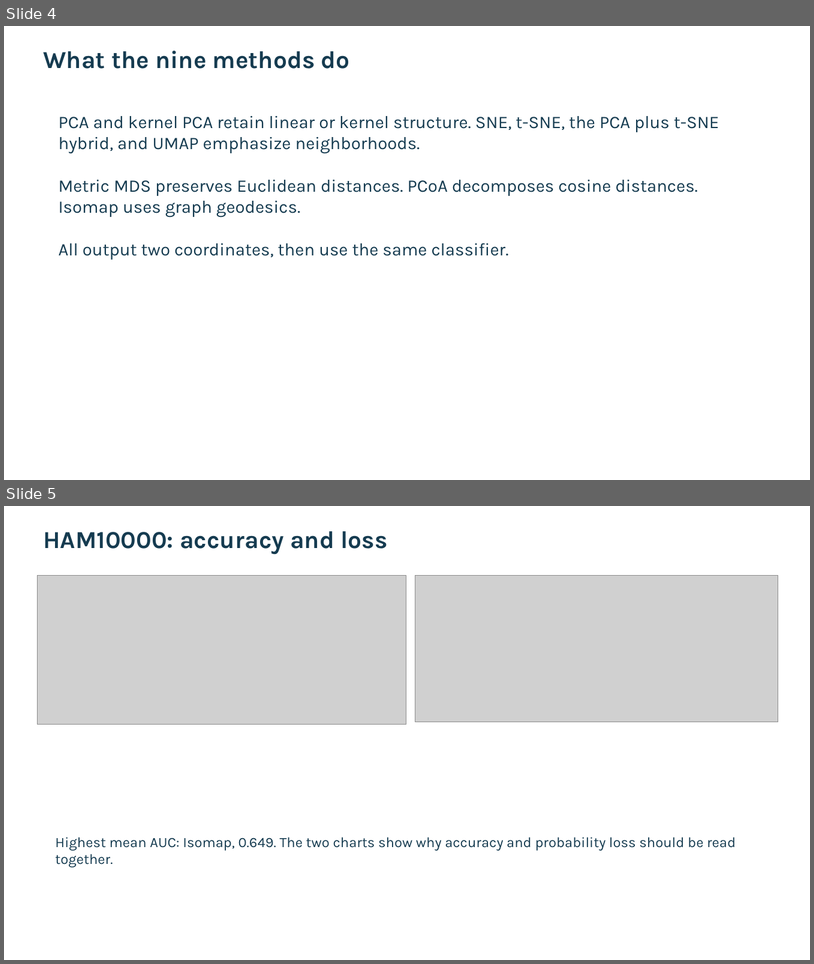
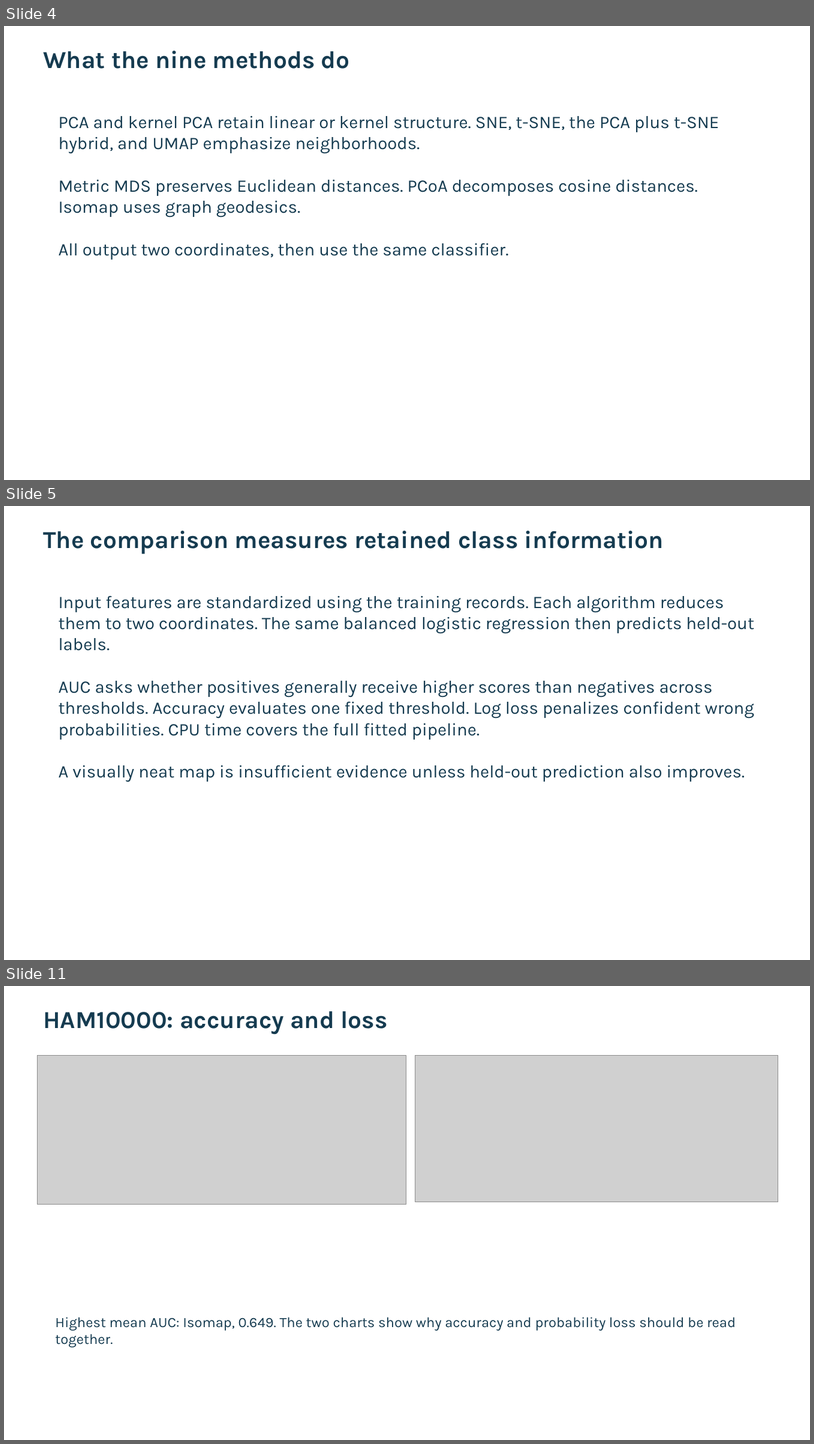
Before and after one commit to Gamila-Elfayoumi/comparing-classification-methods, a slide deck: deliverables/AML_presentation.pptx. Shown one above the other, each under a label of ours: slides 4 and 5 before the commit, slides 4, 5 and 11 after it; the slides between them are not shown. The pictures are 814x964 and 814x1444 pixels, drawn with LibreOffice and Linux fonts; fonts in the diff are those of the drawing; grey boxes stand for pictures. Boxes give left, top, right and bottom in pixels: in the first picture for what was removed or moved away, otherwise in the second. Text is boxed around its words. In the diff, an @@ line names an element or a change of style, - is before the commit and + after.

```diff
--- a/deliverables/AML_presentation.pptx
+++ b/deliverables/AML_presentation.pptx
@@ slide 5 added at (x1=4, y1=506, x2=810, y2=960), background #FFFFFF @@
@@ text added at (x1=43, y1=531, x2=664, y2=554), 29 pt, text #153B50, bold @@
+The comparison measures retained class information
@@ text added at (x1=59, y1=595, x2=755, y2=781), 21 pt, text #153B50 @@
+Input features are standardized using the training records. Each algorithm reduces them to two coordinates. The same balanced logistic regression then predicts held-out labels.
+AUC asks whether positives generally receive higher scores than negatives across thresholds. Accuracy evaluates one fixed threshold. Log loss penalizes confident wrong probabilities. CPU time covers the full fitted pipeline.
+A visually neat map is insufficient evidence unless held-out prediction also improves.
@@ what was slide 5 is now slide 11 @@
```
Also in this commit, not shown: 10 other slides added, 2 other files.
